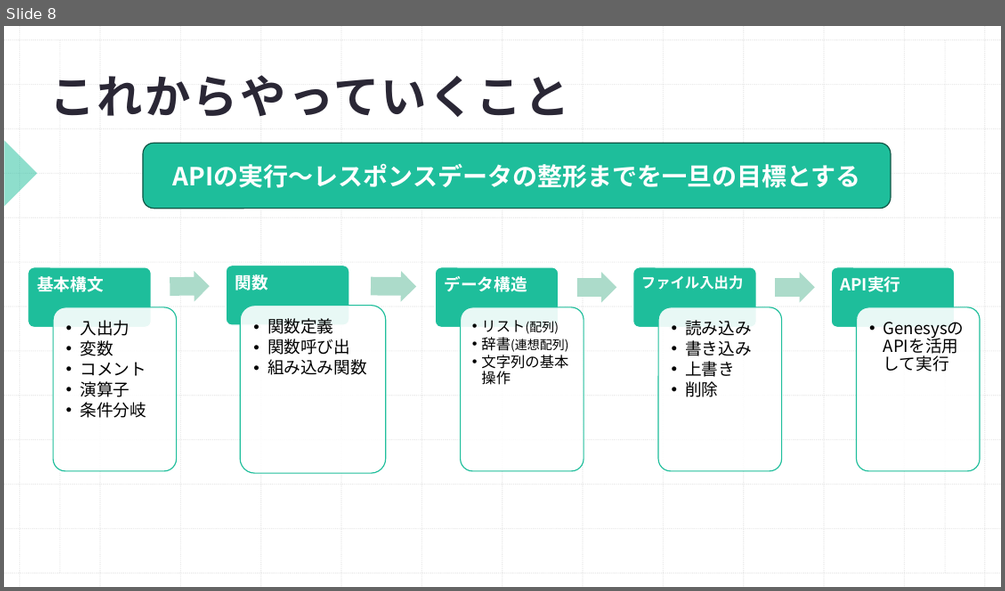
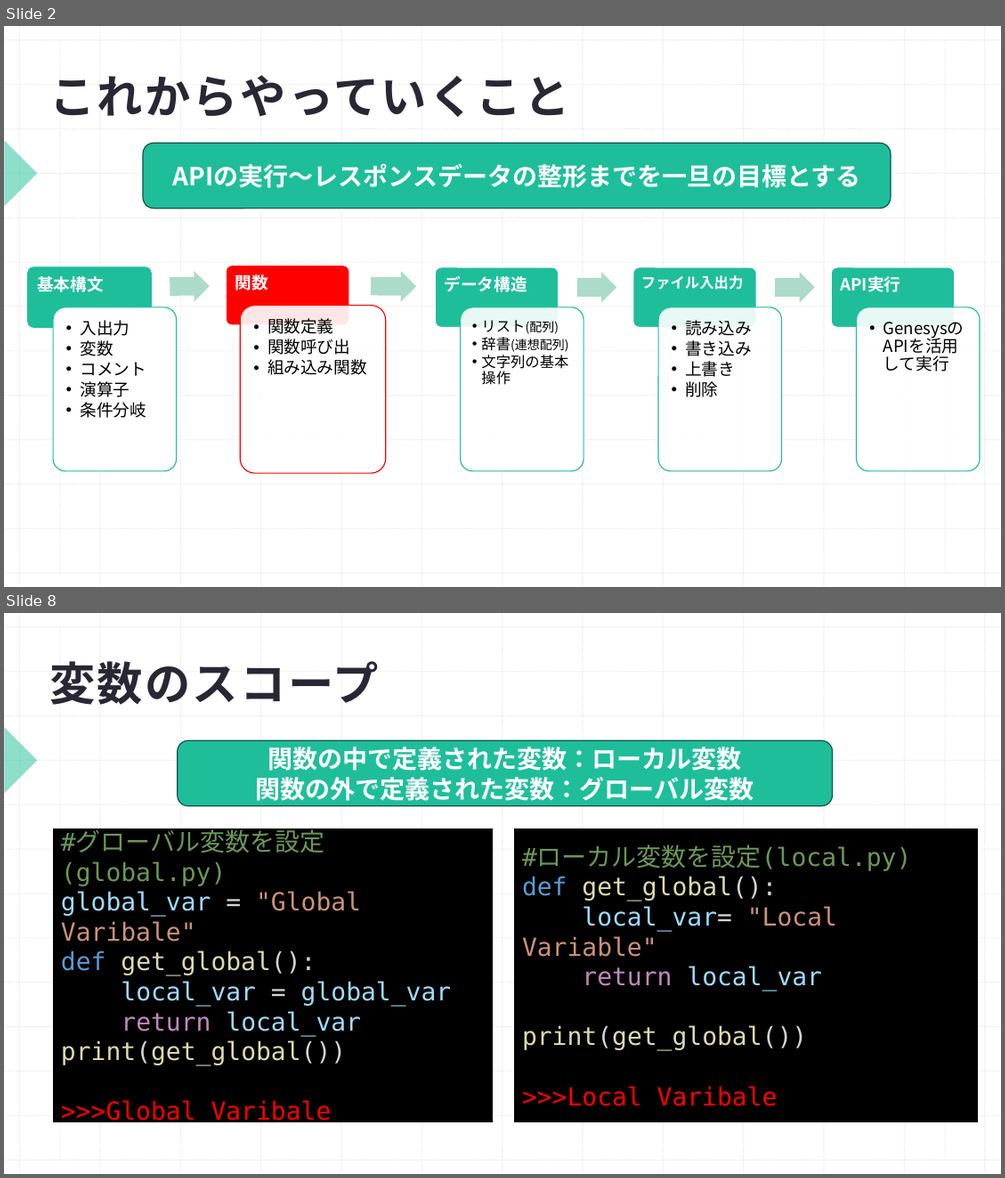
Before and after one commit to Shohei1129/Python_traning, a slide deck: プログラミング勉強会Python編(3.関数).pptx. Shown one above the other, each under a label of ours: slide 8 before the commit, slides 2 and 8 after it; the slides between them are not shown. The pictures are 1005x591 and 1005x1178 pixels, drawn with LibreOffice and Linux fonts; fonts in the diff are those of the drawing. Boxes give left, top, right and bottom in pixels: in the first picture for what was removed or moved away, otherwise in the second. Text is boxed around its words. In the diff, an @@ line names an element or a change of style, - is before the commit and + after.

```diff
--- a/プログラミング勉強会Python編(3.関数).pptx
+++ b/プログラミング勉強会Python編(3.関数).pptx
@@ slide 8 added at (x1=4, y1=613, x2=1001, y2=1174), background #FFFFFF; not listed: 29 template elements that a slide beside it also shows @@
@@ title added at (x1=49, y1=661, x2=378, y2=705), 44 pt, text #2A2735, bold @@
+変数のスコープ
@@ rounded rectangle added at (x1=178, y1=741, x2=833, y2=806), fill #1EBE9B, outline #0D5344 1 pt, 24 pt, text #FFFFFF, bold @@
+関数の中で定義された変数：ローカル変数
+関数の外で定義された変数：グローバル変数
@@ rectangle added at (x1=53, y1=829, x2=492, y2=1122), fill #000000, outline #000000 1 pt, 24 pt, text #9CDCFE @@
+#グローバル変数を設定(global.py)
+global_var = "Global Varibale"
+def get_global():
+local_var = global_var
+return local_var
+print(get_global())
+>>>Global Varibale
@@ rectangle added at (x1=515, y1=829, x2=977, y2=1122), fill #000000, outline #000000 1 pt, 24 pt, text #DCDCAA @@
+#ローカル変数を設定(local.py)
+def get_global():
+local_var= "Local Variable"
+return local_var
+print(get_global())
+>>>Local Varibale
@@ what was slide 8 is now slide 2 @@
@@ slide 2 changed as well @@
@@ rounded rectangle at (x1=226, y1=265, x2=349, y2=325): fill #1EBE9B to #FF0000 @@
@@ rounded rectangle at (x1=28, y1=267, x2=152, y2=328): outline #FFFFFF 1 pt to #1EBE9B 1 pt @@
@@ rounded rectangle at (x1=53, y1=307, x2=177, y2=471): fill #FFFFFF at 90% opacity to #FFFFFF @@
@@ rounded rectangle at (x1=241, y1=305, x2=386, y2=473): outline #1EBE9B 1 pt to #FF0000 1 pt @@
```
Also in this commit, not shown: 1 other slide changed, 10 other slides added, 23 slides removed.
